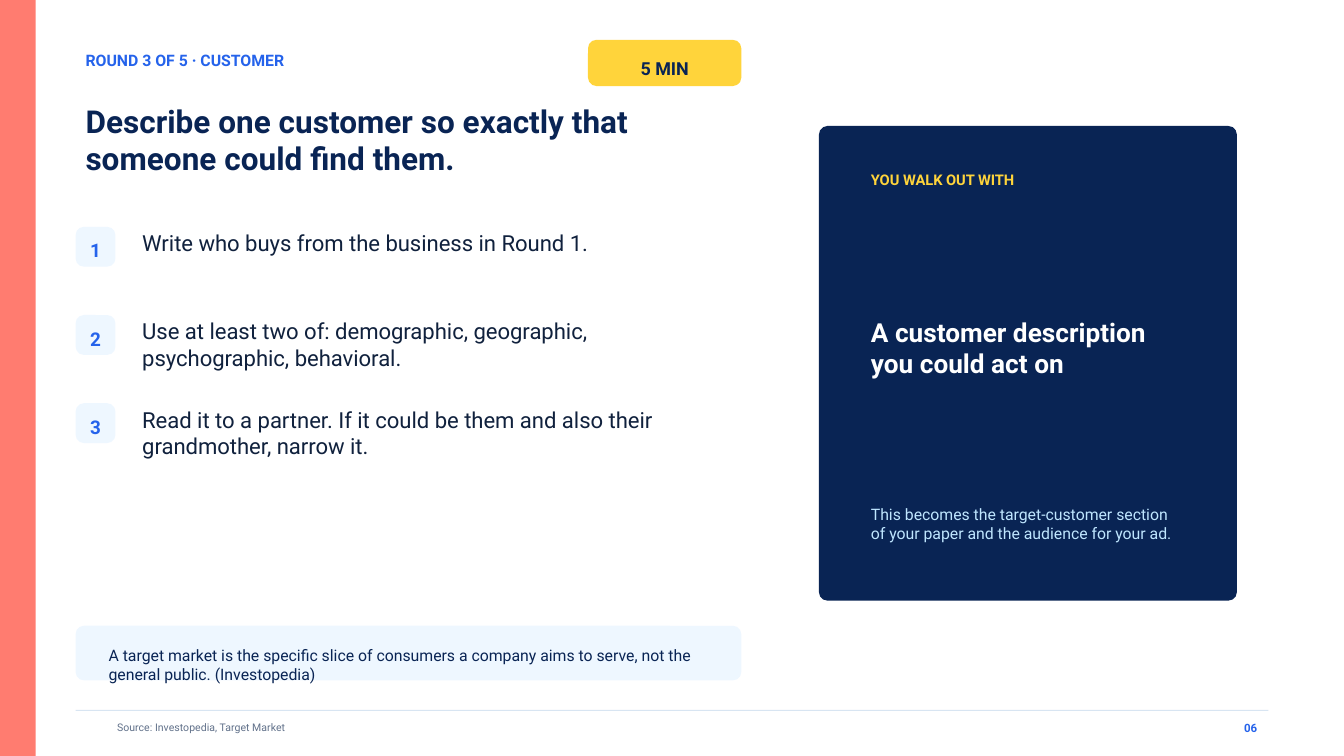
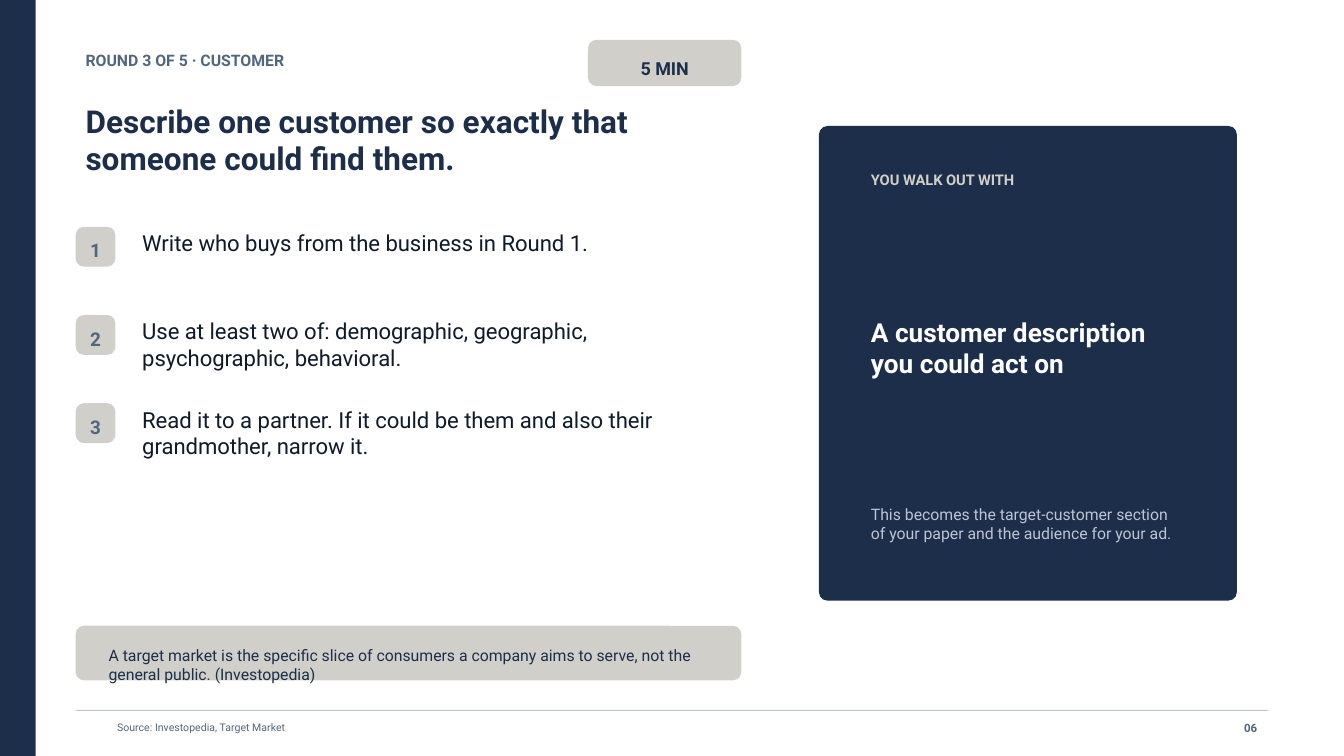
Before and after one commit to jadalin100/career-canvas, a slide deck: slide 6 of slides/output/Career_Canvas_Meeting_2_Meet_The_Business.pptx. Drawn at 1344x756 pixels with LibreOffice and Linux fonts; fonts in the diff are those of the drawing. Boxes give left, top, right and bottom in pixels: in the first picture for what was removed or moved away, otherwise in the second. Text is boxed around its words. In the diff, an @@ line names an element or a change of style, - is before the commit and + after.

```diff
--- a/slides/output/Career_Canvas_Meeting_2_Meet_The_Business.pptx
+++ b/slides/output/Career_Canvas_Meeting_2_Meet_The_Business.pptx
@@ rectangle at [0, 0, 35, 756]: fill #FF7C70 to #1C2E4A @@
@@ rounded rectangle at [588, 40, 741, 87]: fill #FFD43B to #D1CFC9 @@
@@ rounded rectangle at [819, 126, 1237, 601]: fill #092454 to #1C2E4A @@
@@ text "YOU WALK OUT WITH" at [871, 174, 1014, 185]: text colour #FFD43B to #D1CFC9 @@
@@ text colour #10213D to #0F1A2B in 3 elements at [142, 234, 588, 256], [142, 322, 588, 371], [142, 411, 653, 459] @@
@@ text "This becomes the target-customer section ..." at [871, 508, 1172, 543]: text colour #BFE6FF to #BDC4D4 @@
@@ fill #EEF7FF to #D1CFC9 in 4 elements at [76, 227, 116, 267], [76, 315, 116, 355], [76, 403, 116, 444], [76, 626, 741, 681] @@
@@ text colour #092454 to #1C2E4A in 3 elements at [641, 62, 688, 75], [86, 109, 628, 171], [109, 649, 690, 685] @@
@@ rectangle at [76, 710, 1268, 711]: fill #D8E5F2 to #BDC4D4 @@
@@ text "Source: Investopedia, Target Market" at [117, 723, 285, 733]: text colour #61718A to #52677D @@
@@ text colour #2563EB to #52677D in 5 elements at [86, 54, 284, 66], [90, 244, 101, 257], [90, 332, 101, 346], [90, 420, 101, 434], [1244, 724, 1257, 732] @@
```
Also in this commit, not shown: 10 other slides changed, 16 other files.
